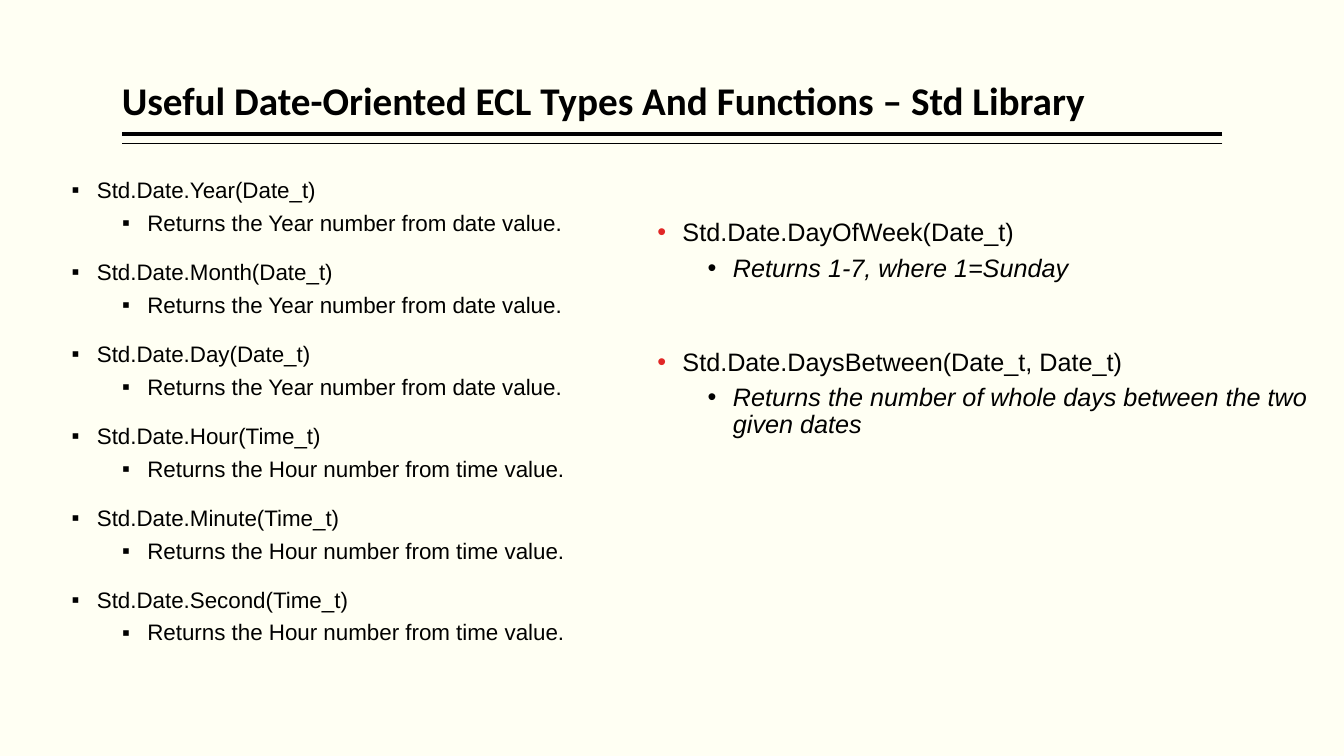
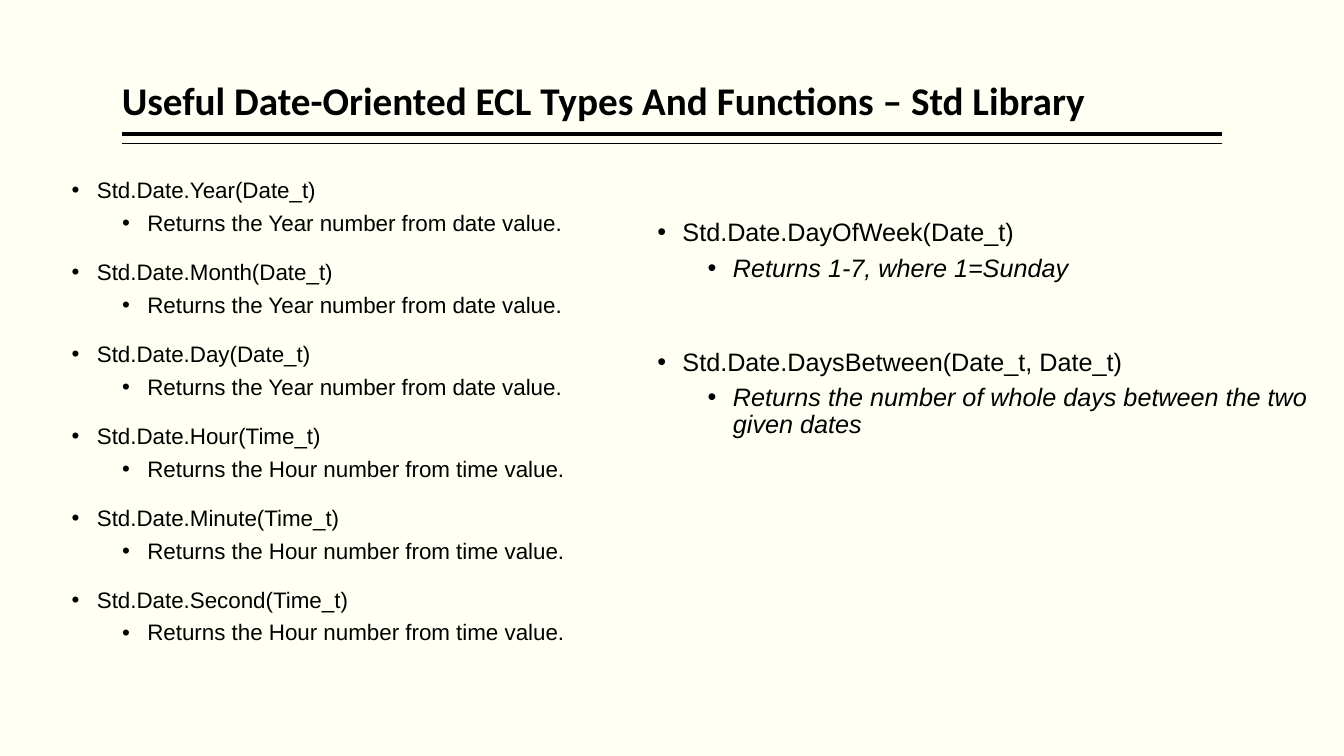
Before and after one commit to hpccsystems-solutions-lab/NCF-2021, a slide deck: slide 59 of BigData-ECL-NCF2021.pptx (slide 53 before the commit). Drawn at 1344x756 pixels with LibreOffice and Linux fonts; fonts in the diff are those of the drawing. Boxes give left, top, right and bottom in pixels: in the first picture for what was removed or moved away, otherwise in the second. Text is boxed around its words. In the diff, an @@ line names an element or a change of style, - is before the commit and + after.

```diff
--- a/BigData-ECL-NCF2021.pptx
+++ b/BigData-ECL-NCF2021.pptx
@@ text "Std.Date.Year(Date_t)" at <box>97,181,565,641</box>: bullet ▪ to • @@
@@ text "Std.Date.DayOfWeek(Date_t)" at <box>682,222,1307,439</box>: bullet colour #E12726 to #000000 @@
```
Also in this commit, not shown: 10 other slides changed, 7 slides added, 1 slide removed, 6 other files.
